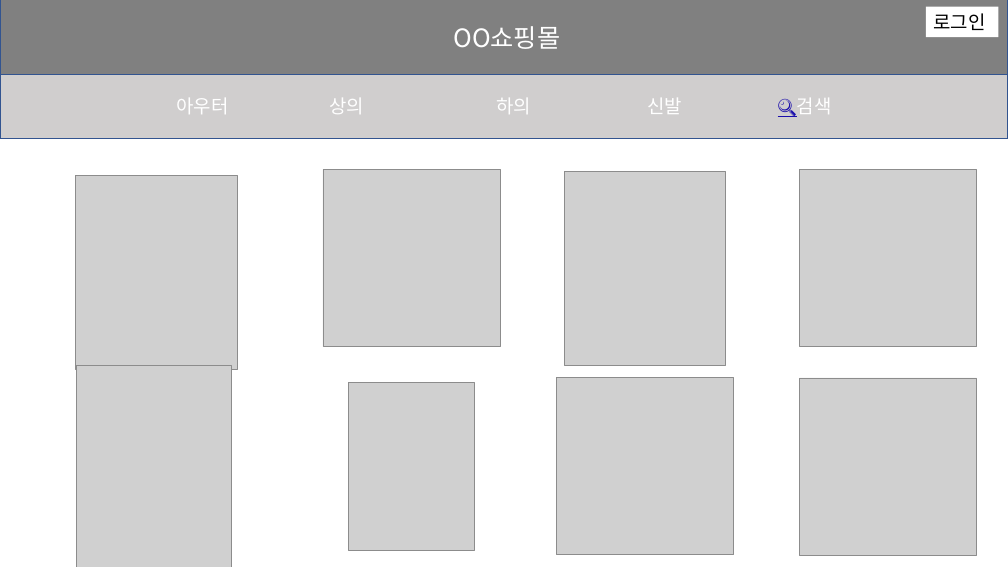
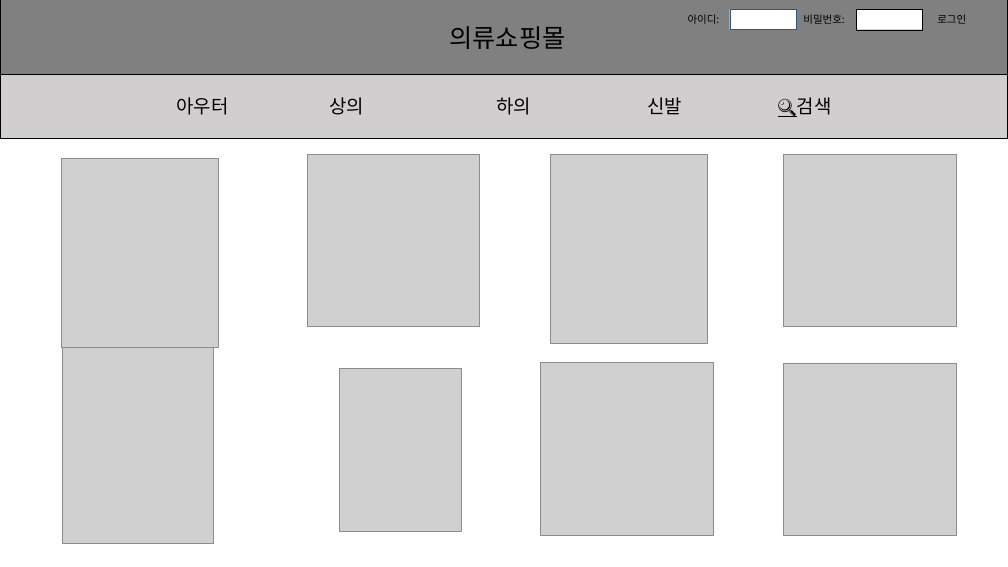
Before and after one commit to iyg072648/web-a, a slide deck: slide 1 of 중간고사/쇼핑몰 페이지.pptx. Drawn at 1008x567 pixels with LibreOffice and Linux fonts; fonts in the diff are those of the drawing; grey boxes stand for pictures. Boxes give left, top, right and bottom in pixels: in the first picture for what was removed or moved away, otherwise in the second. Text is boxed around its words. In the diff, an @@ line names an element or a change of style, - is before the commit and + after.

```diff
--- a/중간고사/쇼핑몰 페이지.pptx
+++ b/중간고사/쇼핑몰 페이지.pptx
@@ rectangle "의류쇼핑몰" at bbox=[0, 0, 1008, 75]: outline #325491 1 pt to #000000 1 pt @@
@@ text in rectangle at bbox=[450, 26, 566, 49]: text changed; text colour #FFFFFF to #000000 @@
-OO쇼핑몰
+의류쇼핑몰
@@ text added at bbox=[688, 14, 720, 24], 10 pt, text #000000 @@
+아이디:
@@ rectangle added at bbox=[730, 9, 796, 29], fill #FFFFFF, outline #325491 0.25 pt @@
@@ text added at bbox=[803, 14, 844, 24], 10 pt, text #000000 @@
+비밀번호:
@@ rectangle added at bbox=[856, 9, 923, 29], fill #FFFFFF, outline #000000 0.25 pt @@
@@ text "로그인": place and size @@
-text "로그인" at bbox=[926, 7, 999, 37]
+text "로그인" at bbox=[937, 14, 966, 24]
@@ text "로그인" at bbox=[937, 14, 966, 24]: size 18 to 10 pt; fill #FFFFFF to none @@
@@ rectangle "아우터 상의 하의 신발 🔍︎검색" at bbox=[0, 75, 1008, 139]: text colour #FFFFFF to #000000 in "아우터 상의 하의 신발 🔍︎검색"; text colour #1A0DAB to #000000 in "🔍︎검색"; outline #325491 1 pt to #000000 1 pt @@
@@ picture: place and size @@
-picture at bbox=[76, 175, 237, 369]
+picture at bbox=[62, 159, 219, 347]
@@ picture: place and size @@
-picture at bbox=[323, 169, 500, 346]
+picture at bbox=[307, 154, 479, 327]
@@ picture: place and size @@
-picture at bbox=[565, 172, 727, 365]
+picture at bbox=[551, 155, 708, 343]
@@ picture: place and size @@
-picture at bbox=[800, 169, 977, 346]
+picture at bbox=[784, 154, 957, 327]
@@ picture: place and size @@
-picture at bbox=[76, 365, 231, 567]
+picture at bbox=[63, 348, 214, 544]
@@ picture: place and size @@
-picture at bbox=[349, 383, 474, 551]
+picture at bbox=[340, 369, 462, 532]
@@ picture: place and size @@
-picture at bbox=[557, 377, 734, 554]
+picture at bbox=[541, 363, 713, 535]
@@ picture: place and size @@
-picture at bbox=[800, 378, 977, 555]
+picture at bbox=[784, 363, 957, 535]
```
Also in this commit, not shown: 1 other slide changed, 1 slide removed, 2 other files.
